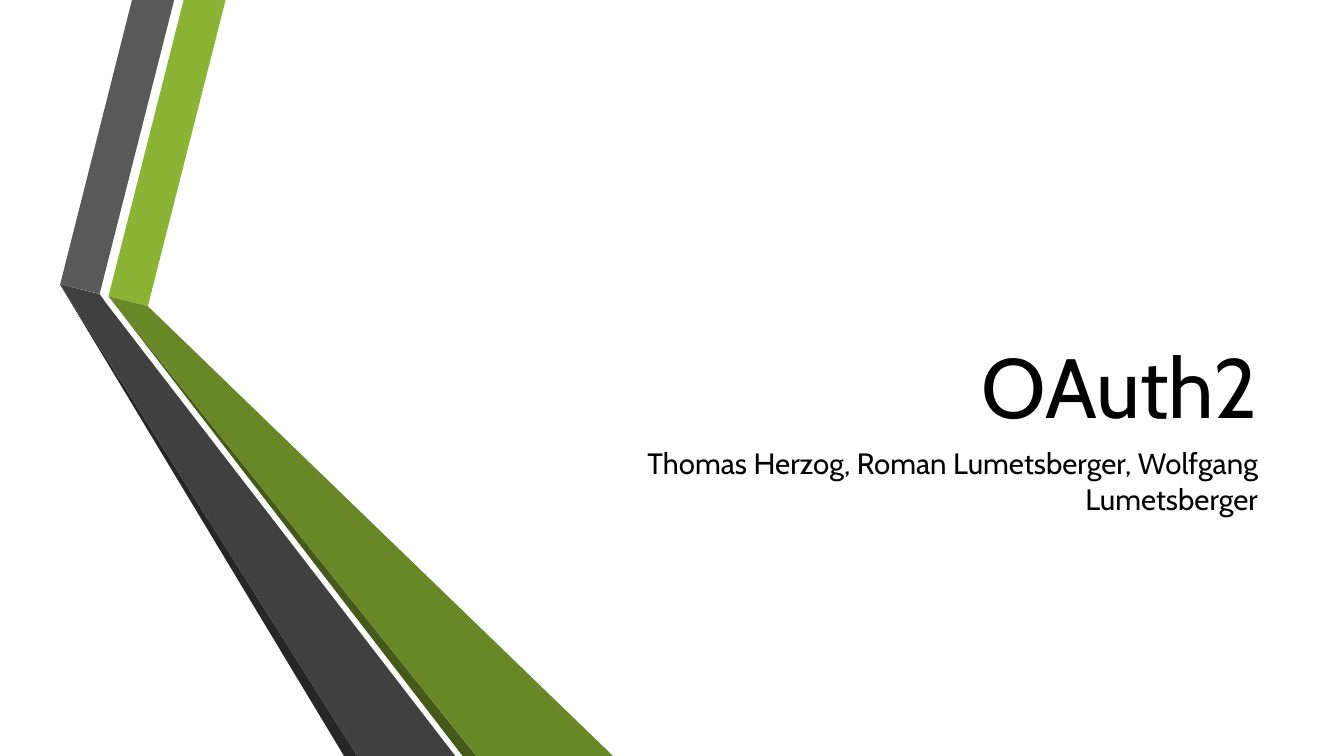
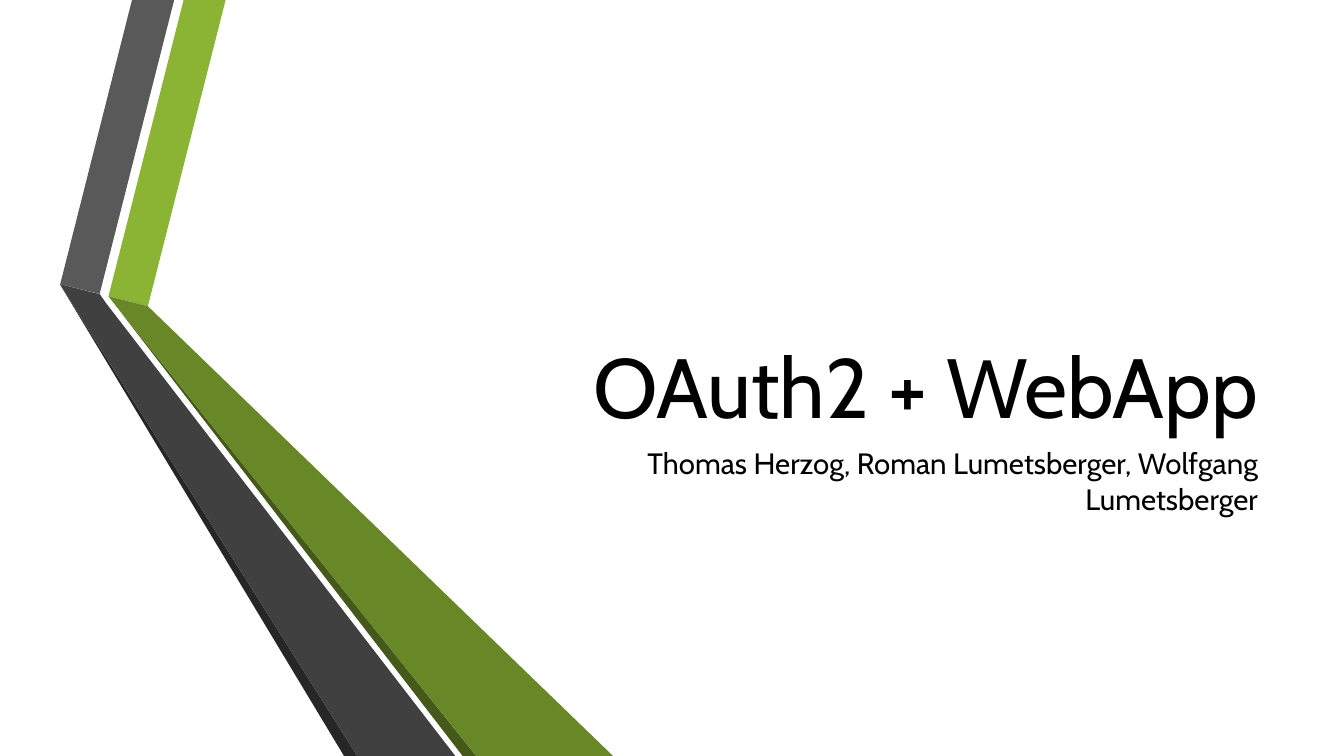
Before and after one commit to wlumetsberger/SE-Master-SFS-Projekt, a slide deck: slide 1 of doc/Presentation.pptx. Drawn at 1344x756 pixels with LibreOffice and Linux fonts; fonts in the diff are those of the drawing; background and template pictures are left out. Boxes give left, top, right and bottom in pixels: in the first picture for what was removed or moved away, otherwise in the second. Text is boxed around its words. In the diff, an @@ line names an element or a change of style, - is before the commit and + after.

```diff
--- a/doc/Presentation.pptx
+++ b/doc/Presentation.pptx
@@ title at (593,355,1258,437): text changed @@
-OAuth2
+OAuth2 + WebApp
```
Also in this commit, not shown: 1 other slide changed, 3 other files.
